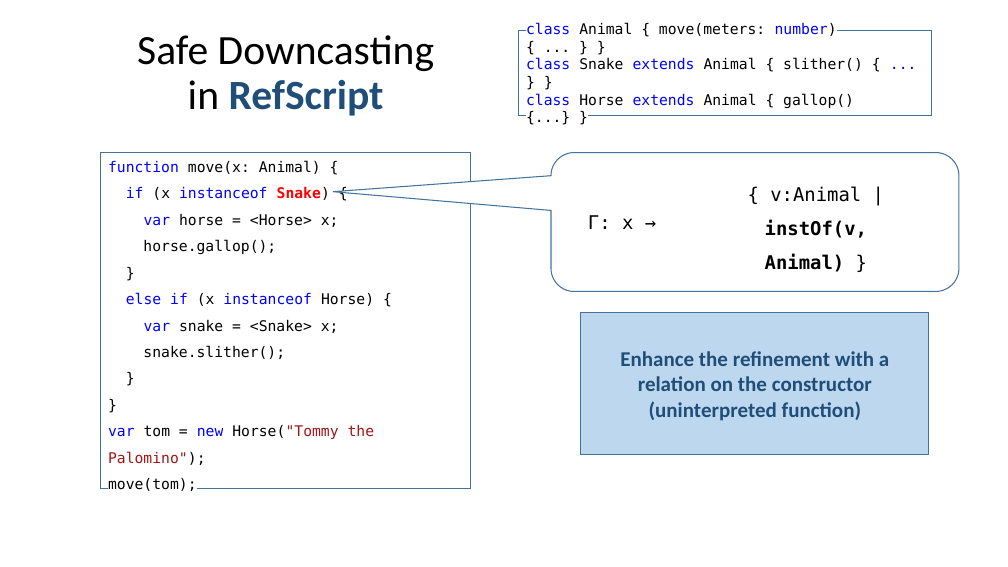
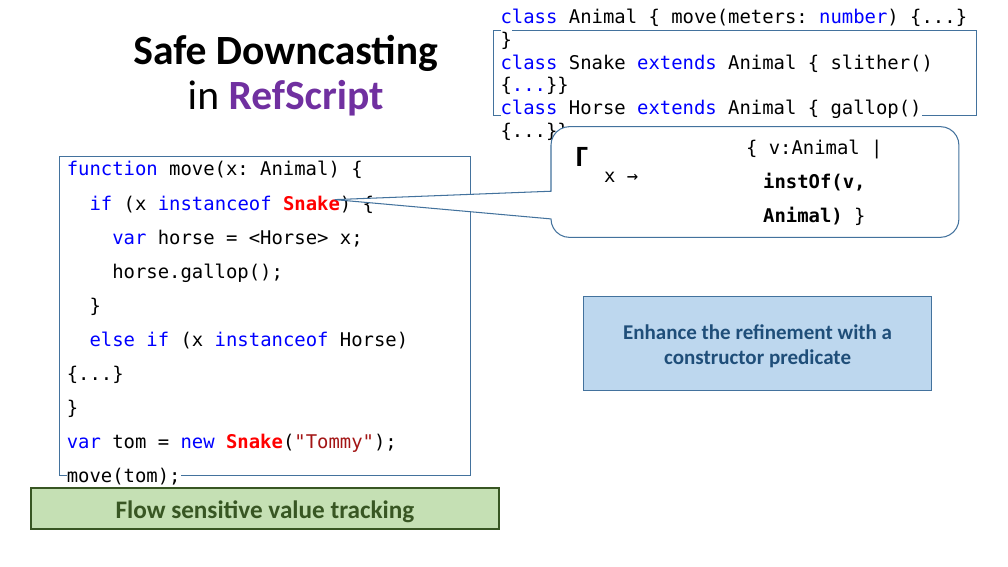
Before and after one commit to UCSD-PL/refscript, a slide deck: slide 15 of doc/talk/RefScript.pptx (slide 9 before the commit). Drawn at 1008x567 pixels with LibreOffice and Linux fonts; fonts in the diff are those of the drawing. Boxes give left, top, right and bottom in pixels: in the first picture for what was removed or moved away, otherwise in the second. Text is boxed around its words. In the diff, an @@ line names an element or a change of style, - is before the commit and + after.

```diff
--- a/doc/talk/RefScript.pptx
+++ b/doc/talk/RefScript.pptx
@@ title "Safe Downcasting in RefScript" at [133, 34, 438, 116]: text colour #1F4E79 to #7030A0 in "RefScript"; bold on in "Safe Downcasting" @@
@@ rectangle "class Animal { move(meters: number) ...": place and size @@
-rectangle "class Animal { move(meters: number) ..." at [519, 31, 932, 116]
+rectangle "class Animal { move(meters: number) ..." at [493, 31, 976, 116]
@@ text in rectangle at [501, 8, 933, 118]: text changed; size 14 to 18 pt @@
-class Animal { move(meters: number) { ... } }
-class Snake extends Animal { slither() { ... } }
-class Horse extends Animal { gallop() {...} }
+class Animal { move(meters: number) {...} }
+class Snake extends Animal { slither() {...}}
+class Horse extends Animal { gallop() {...}}
@@ rounded speech box added at [551, 127, 960, 237], fill #FFFFFF, outline #43739E 1 pt @@
@@ text added at [576, 147, 588, 166], 28 pt, text #000000, bold @@
+Γ
@@ text "{ v:Animal | instOf(v, Animal) ...": place and size @@
-text "{ v:Animal | instOf(v, Animal) ..." at [765, 186, 867, 272]
+text "{ v:Animal | instOf(v, Animal) ..." at [763, 139, 865, 225]
@@ rectangle "function move(x: Animal) {": place and size @@
-rectangle "function move(x: Animal) {" at [101, 153, 471, 489]
+rectangle "function move(x: Animal) {" at [60, 157, 471, 475]
@@ text in rectangle at [67, 160, 363, 485]: size 14 to 18 pt in "function move(x: Animal) {", "if (x instanceof Snake) {", "var horse = <Horse> x;", "horse.gallop();" and 3 more places @@
@@ rounded speech box removed at [551, 153, 960, 292] @@
-Γ: x →
@@ text added at [604, 171, 615, 182], 18 pt, text #000000 @@
+x →
@@ rectangle "Enhance the refinement with a ...": place and size @@
-rectangle "Enhance the refinement with a ..." at [581, 313, 929, 454]
+rectangle "Enhance the refinement with a ..." at [584, 296, 932, 391]
@@ text in rectangle at [623, 324, 892, 368]: text changed @@
-Enhance the refinement with a relation on the constructor (uninterpreted function)
+Enhance the refinement with a constructor predicate
@@ text in rectangle at [90, 331, 408, 349]: text changed; size 14 to 18 pt; text colour #000000 to #0000FF @@
-else if (x instanceof Horse) {
-var snake = <Snake> x;
-snake.slither();
+else if (x instanceof Horse) {...}
@@ text in rectangle at [67, 433, 397, 452]: text changed; size 14 to 18 pt; text colour #A31515 to #000000 @@
-}
-var tom = new Horse("Tommy the Palomino");
+var tom = new Snake("Tommy");
@@ rectangle added at [31, 488, 499, 529], fill #C5E0B4, outline #385723 2.25 pt, 24 pt, text #385723, bold @@
+Flow sensitive value tracking
```
Also in this commit, not shown: 11 other slides changed, 29 slides added.
